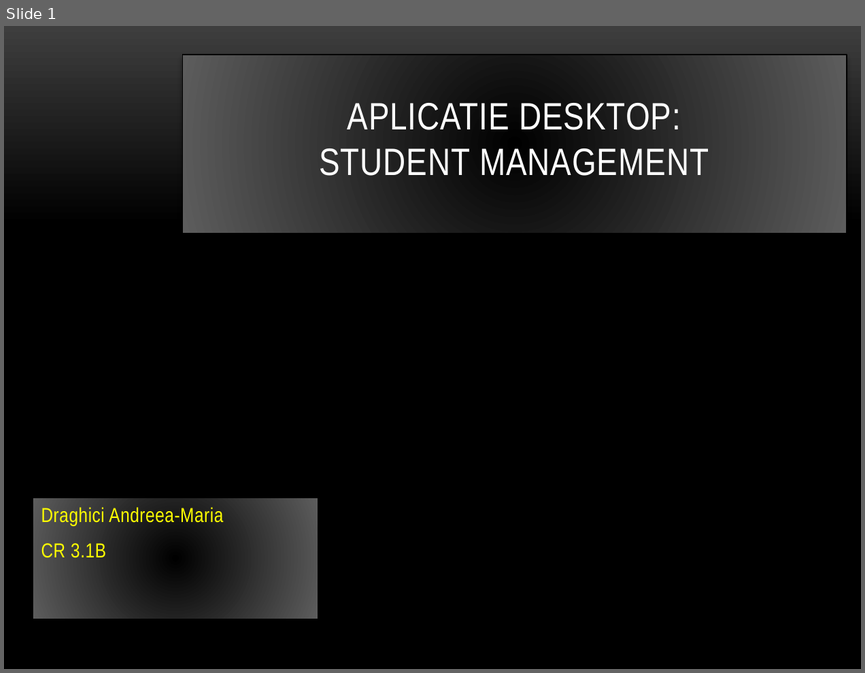
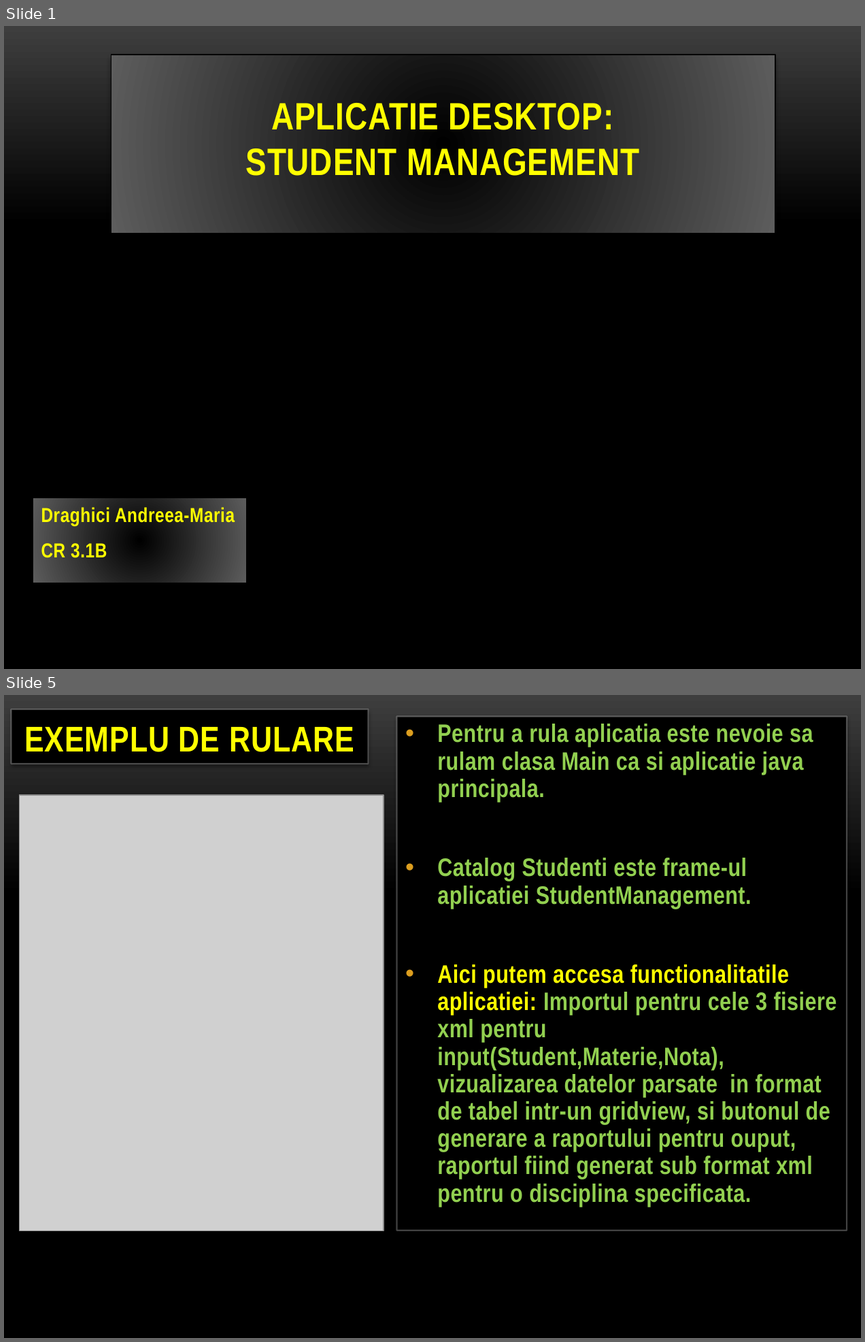
Before and after one commit to AndreeaDraghici/Student-Management-Application, a slide deck: src/resources/StudentManagementApplication-DraghiciAndreeaMaria-CR3.1B.pptx. Shown one above the other, each under a label of ours: slide 1 before the commit, slides 1 and 5 after it; the slides between them are not shown. The pictures are 865x673 and 865x1342 pixels, drawn with LibreOffice and Linux fonts; fonts in the diff are those of the drawing; grey boxes stand for pictures; background and template pictures are left out. Boxes give left, top, right and bottom in pixels: in the first picture for what was removed or moved away, otherwise in the second. Text is boxed around its words. In the diff, an @@ line names an element or a change of style, - is before the commit and + after.

```diff
--- a/src/resources/StudentManagementApplication-DraghiciAndreeaMaria-CR3.1B.pptx
+++ b/src/resources/StudentManagementApplication-DraghiciAndreeaMaria-CR3.1B.pptx
@@ slide 5 added at <box>4,695,861,1338</box>, background picture (left out) @@
@@ title added at <box>11,709,368,764</box>, fill #000000, outline #FFFFFF 1.2 pt, 30 pt, text #FFFF00, bold @@
+EXEMPLU DE RULARE
@@ text added at <box>396,717,847,1229</box>, fill #000000, outline #FFFFFF 1.2 pt, 21.3 pt, text #92D050, bold @@
+• Pentru a rula aplicatia este nevoie sa rulam clasa Main ca si aplicatie java principala.
+• Catalog Studenti este frame-ul aplicatiei StudentManagement.
+• Aici putem accesa functionalitatile aplicatiei: Importul pentru cele 3 fisiere xml pentru input(Student,Materie,Nota), vizualizarea datelor parsate in format de tabel intr-un gridview, si butonul de generare a raportului pentru ouput, raportul fiind generat sub format xml pentru o disciplina specificata.
@@ picture added at <box>20,795,383,1231</box> @@
@@ slide 1 changed as well @@
@@ title "APLICATIE DESKTOP: STUDENT MANAGEMENT": place and size @@
-title "APLICATIE DESKTOP: STUDENT MANAGEMENT" at <box>182,55,847,233</box>
+title "APLICATIE DESKTOP: STUDENT MANAGEMENT" at <box>111,55,775,233</box>
@@ title "APLICATIE DESKTOP: STUDENT MANAGEMENT" at <box>111,55,775,233</box>: text colour #FFFFFF to #FFFF00, bold on @@
@@ subtitle "Draghici Andreea-Maria": place and size @@
-subtitle "Draghici Andreea-Maria" at <box>33,497,317,619</box>
+subtitle "Draghici Andreea-Maria" at <box>33,497,247,583</box>
@@ subtitle "Draghici Andreea-Maria" at <box>33,497,247,583</box>: bold on @@
```
Also in this commit, not shown: 4 other slides changed, 1 other slide added, 1 other file.
